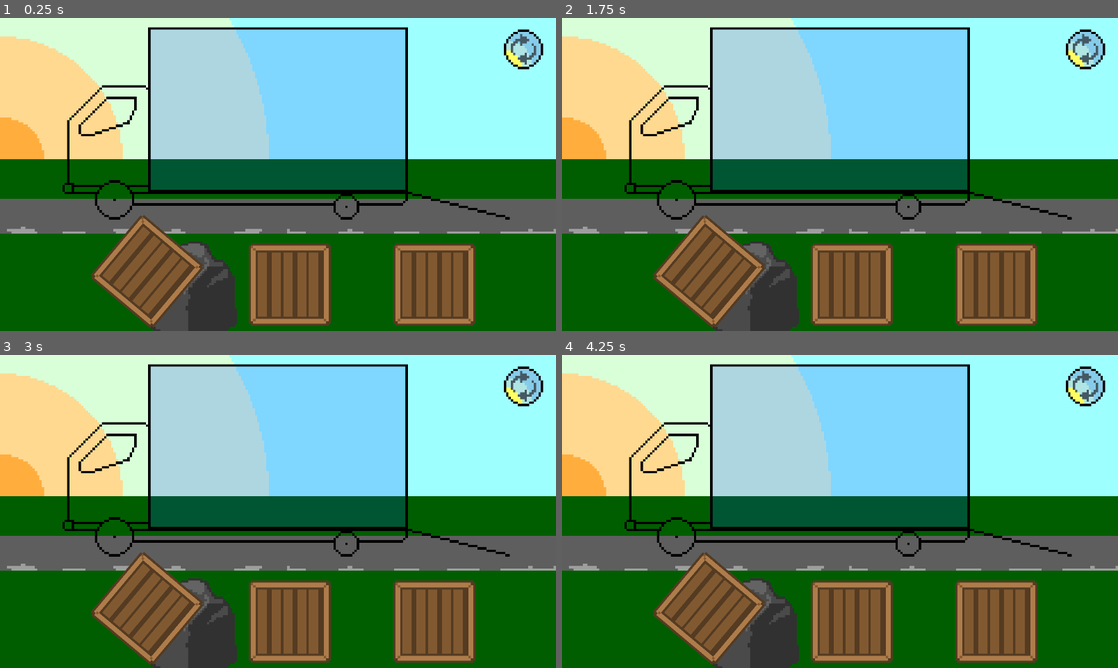
Above: before the commit, frames 1-4 (two rows, left to right).
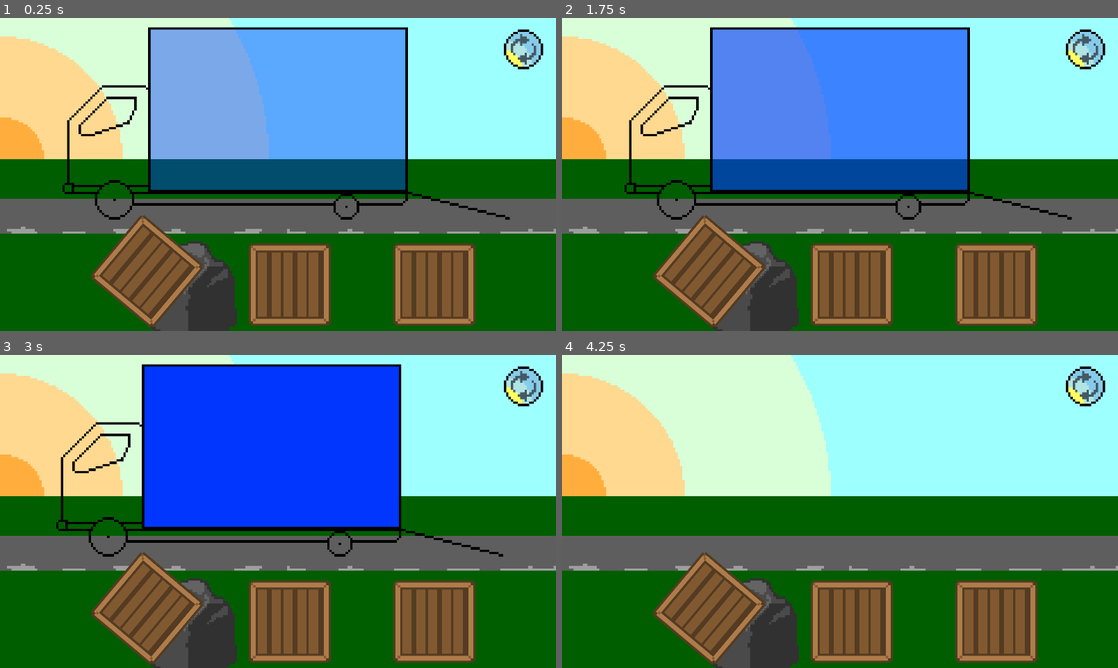
Above: after the commit, the same moments.

Repository: flamingradian/fresh-movers-co
Game: Godot game, scene res://Scenes/Game.tscn
The game is run twice, just before and just after one commit, with the same random seed, the same clock (stepped at 60 frames per second) and the same inputs.
Inputs (mouse positions are in pixels of both pictures, inside the frame that each line leads up to):
- Up to frame 1 (0.25 s): no input
- Up to frame 2 (1.75 s): click (1084, 49) at 0.5 s; click (1084, 49) at 1.25 s
- Up to frame 3 (3 s): click (522, 386) at 2 s; click (144, 608) at 2.77 s
- Up to frame 4 (4.25 s): click (706, 608) at 3.52 s

The runs differ from the first frame. In frame 1, 23% of the frame differs, in the area x 27-73%, y 3-55%; in frame 2, 23%; in frame 3, 26%; in frame 4, 26%, in the area x 11-92%, y 2-65%.

Commit message:
scripts: truck: accelerate in real time
In case the frame rate is different, we want a consistent acceleration
across all devices and display modes. Make the speed and position
dependant on the time spent.

Also adjust the acceleration to be per second instead of per frame.

Diff:
--- a/Fresh Movers Co/Scripts/Truck.gd
+++ b/Fresh Movers Co/Scripts/Truck.gd
@@ -13,11 +13,13 @@
 
 # Called when the node enters the scene tree for the first time.
 func _ready():
+	isChangingAlpha = true
 	pass
 
 
 # Called every frame. 'delta' is the elapsed time since the previous frame.
 func _process(delta):
+	print(delta)
 	$StorageArea.modulate.a = storageAlpha
 	if Input.is_action_just_pressed("ui_select"):
 		isChangingAlpha = true
@@ -30,6 +32,6 @@
 			itemManager.DisableTruckItems()
 
 	if isDrivingAway:
-		var accel = Vector2(-0.5, 0)
-		velocity += accel
-		self.position = self.position + velocity
+		var accel = Vector2(-1800, 0)
+		velocity += accel * delta
+		self.position = self.position + velocity * delta
